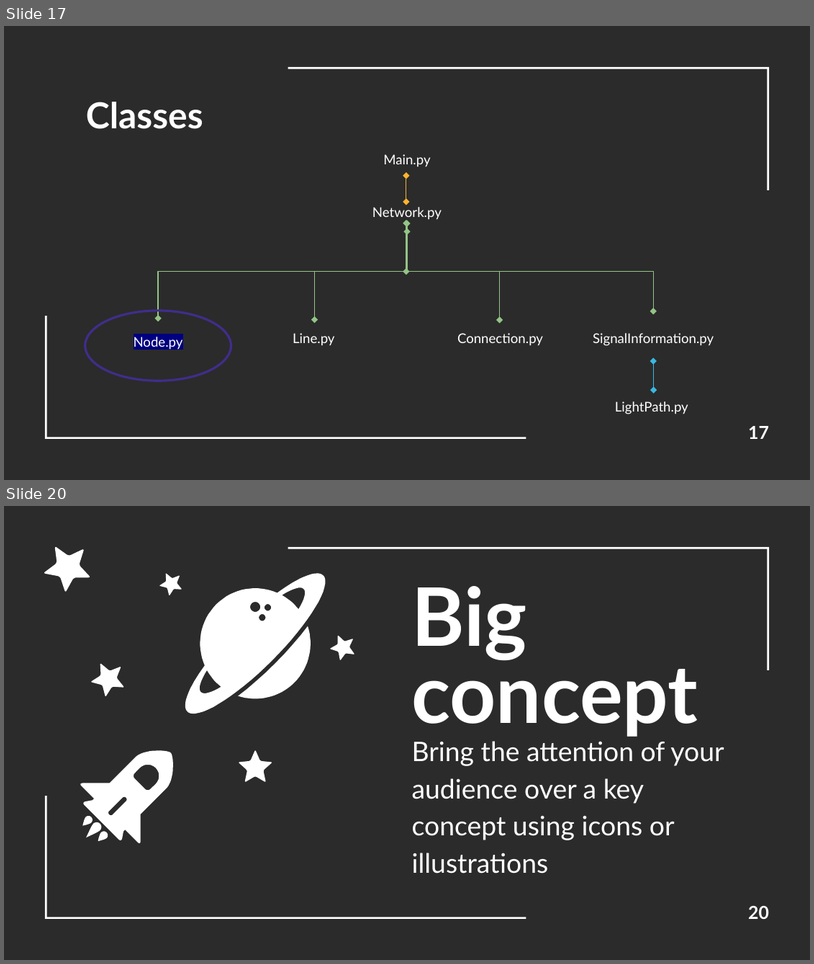
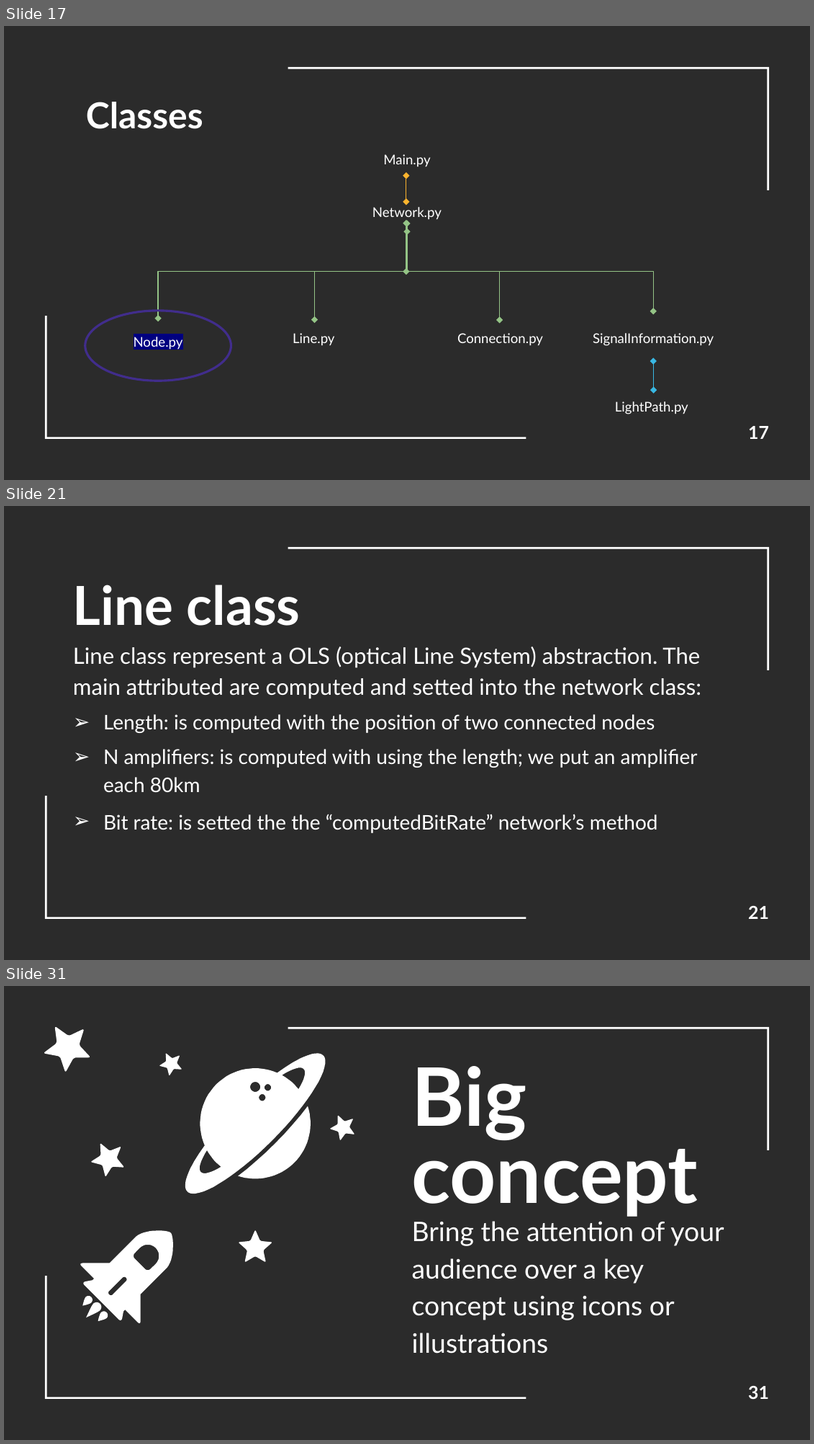
Before and after one commit to RenatoParker/OON_LabsProject, a slide deck: Presentazione esame OOP.pptx. Shown one above the other, each under a label of ours: slides 17 and 20 before the commit, slides 17, 21 and 31 after it; the slides between them are not shown. The pictures are 814x964 and 814x1444 pixels, drawn with LibreOffice and Linux fonts; fonts in the diff are those of the drawing; background and template pictures are left out; a plain dark background stands for a picture behind light text. Boxes give left, top, right and bottom in pixels: in the first picture for what was removed or moved away, otherwise in the second. Text is boxed around its words. In the diff, an @@ line names an element or a change of style, - is before the commit and + after.

```diff
--- a/Presentazione esame OOP.pptx
+++ b/Presentazione esame OOP.pptx
@@ slide 21 added at (x1=4, y1=506, x2=810, y2=960), background picture (left out); not listed: 2 template elements that a slide beside it also shows @@
@@ title added at (x1=73, y1=584, x2=301, y2=626), 48 pt, text #FFFFFF, bold @@
+Line class
@@ subtitle added at (x1=73, y1=646, x2=702, y2=833), 18 pt, text #FFFFFF @@
+Line class represent a OLS (optical Line System) abstraction. The main attributed are computed and setted into the network class:
+➢ Length: is computed with the position of two connected nodes
+➢ N amplifiers: is computed with using the length; we put an amplifier each 80km
+➢ Bit rate: is setted the the “computedBitRate” network’s method
@@ page number added at (x1=748, y1=906, x2=769, y2=919), 16 pt, text #FFFFFF, bold @@
+21
@@ what was slide 20 is now slide 31 @@
@@ page number at (x1=748, y1=1386, x2=769, y2=1399): text changed @@
-20
+31
```
Also in this commit, not shown: 4 slides changed, 12 other slides added, 8 slides removed, 3 other files.
